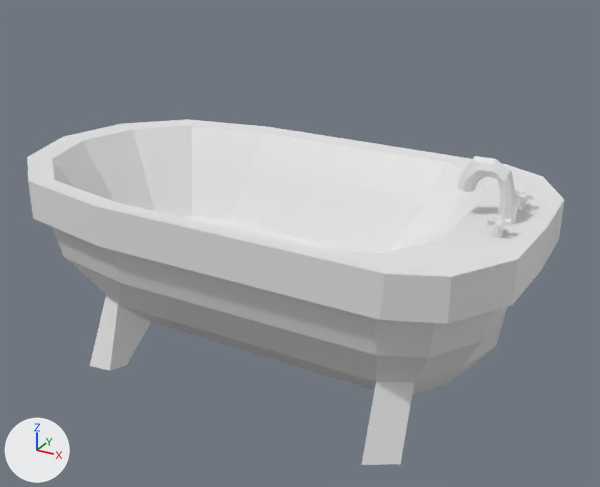
An edit to the FBX model Assets/Furniture 3D (whitebox)/Bathroom/Bath.fbx, drawn before and after from the same camera.
The view is the same before and after, from a 50 mm camera at (0.34, -4.66, 1.18) aimed at (-1.01, -2.21, -0.04). Every picture has the same lights, and +X, +Y and +Z are marked at lower left. Where no turn or scale is listed for an object, it has been applied to the vertices. Vertices at the same position are counted once.

The first picture shows 'bath', 'tap.001', 'tap1.001', 'tap2.001'.
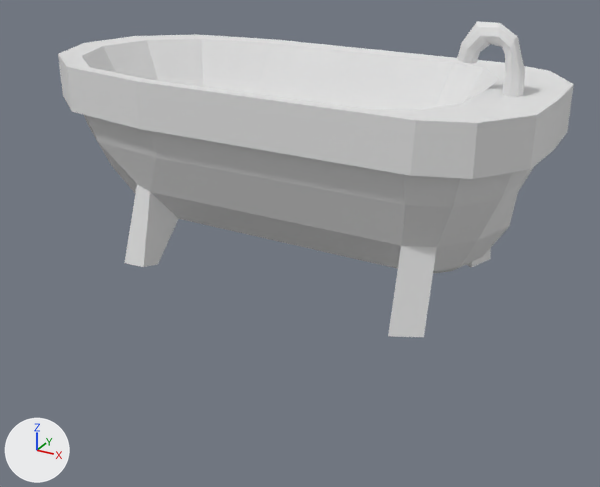
Pixel boxes (x1, y1, x2, y2) of what changed, in the pictures (600 x 487 px; the box of a moved part takes in the faces that stretch with it):
'bath', reshaped, moved, rescaled (12% shorter): before (27, 119, 564, 465); after (58, 34, 574, 337)
'tap.001', moved: before (457, 156, 518, 225); after (457, 21, 525, 97)
'tap2.001', deleted: before (487, 216, 511, 237)
'tap1.001', deleted: before (516, 190, 533, 210)
part 2 of me_sphere_002, moved or reshaped: before (27, 119, 564, 358); after (58, 34, 574, 207)
part 3 of me_sphere_002, moved or reshaped: before (64, 216, 506, 465); after (93, 134, 534, 337)

What changed in the scene script:
```text
Change me_cylinder_006:
    where me_cylinder_006.from_pydata(...)  # 72 vertices, 66 faces; spans x -0.168..0.029, y -0.07..-0.012, z -0.154..0.079
    used by ob_tap_001; location = (-0.266, -2.16, 0.309)
    me_cylinder_006 part 1: the whole mesh is moved by (0.047, 0.041, 0.035)
Change me_sphere_002:
    where me_sphere_002.from_pydata(...)  # 188 vertices, 198 faces; spans x -2.16..-0.14, y 0.01..1.12, z -0.53..0.19
    used by ob_bath; location = (0.0, -2.752, 0.0)
    me_sphere_002 part 2: all 84 vertices in x -2.16..-0.14, y 0.01..1.12, z 0.05..0.19 are moved by (1.08, -0.56, 0.05)
    me_sphere_002 part 3: all 104 vertices in x -2.05..-0.23, y 0.07..1.05, z -0.53..-0.12 are moved by (1.08, -0.56, 0.11)
Change ob_tap_001:
    ob_tap_001.location: (-0.266, -2.16, 0.309) -> (-0.299, -2.344, 0.706)
Change ob_bath:
    ob_bath.location: (0.0, -2.752, 0.0) -> (-0.925, -2.341, 0.386)
    ob_bath.scale: (1.0, 1.0, 1.0) -> (0.853, 0.73, 1.0)
Remove ob_tap1_001:
    ob_tap1_001 = bpy.data.objects.new('tap1.001', me_cylinder_007)
    ob_tap1_001.location = (-0.257, -2.067, 0.211)
Remove ob_tap2_001:
    ob_tap2_001 = bpy.data.objects.new('tap2.001', me_cylinder_008)
    ob_tap2_001.location = (-0.257, -2.326, 0.211)
```
